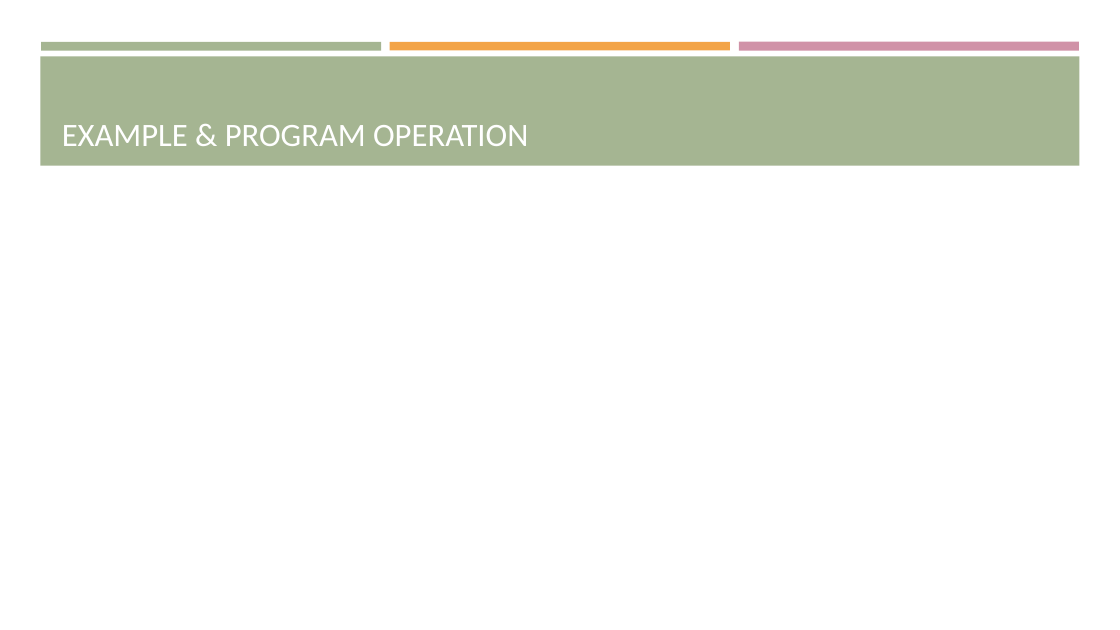
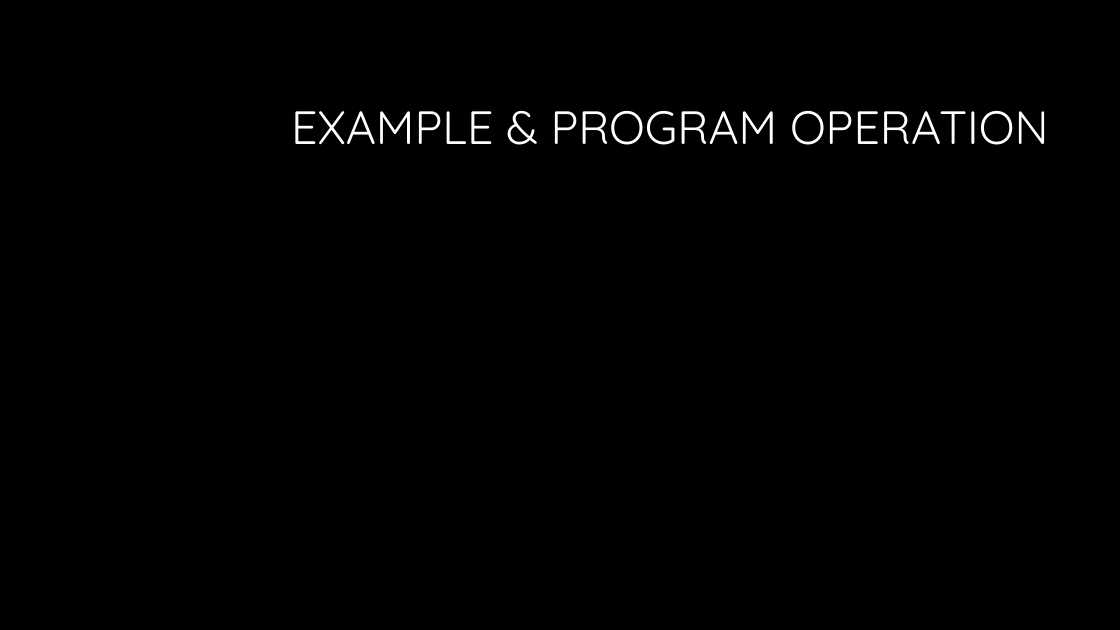
Before and after one commit to hedeen/tp_2_stockmate, a slide deck: slide 7 of tp_2_stockmate/documentation/TP_2_2_Presentation_StockMate.pptx (slide 5 before the commit). Drawn at 1120x630 pixels with LibreOffice and Linux fonts; fonts in the diff are those of the drawing; background and template pictures are left out. Boxes give left, top, right and bottom in pixels: in the first picture for what was removed or moved away, otherwise in the second. Text is boxed around its words. In the diff, an @@ line names an element or a change of style, - is before the commit and + after.

Commit message:
updated powerpoint: includes uml diagram, updated background, formatting

```diff
--- a/tp_2_stockmate/documentation/TP_2_2_Presentation_StockMate.pptx
+++ b/tp_2_stockmate/documentation/TP_2_2_Presentation_StockMate.pptx
@@ background #FFFFFF to #000000 @@
@@ rectangle removed at [40,56,1080,166] @@
@@ rectangle removed at [41,42,381,50] @@
@@ rectangle removed at [390,42,730,50] @@
@@ rectangle removed at [739,42,1079,51] @@
@@ title "EXAMPLE & PROGRAM OPERATION": place and size @@
-title "EXAMPLE & PROGRAM OPERATION" at [62,125,528,146]
+title "EXAMPLE & PROGRAM OPERATION" at [291,111,1049,145]
@@ title "EXAMPLE & PROGRAM OPERATION" at [291,111,1049,145]: size 28 to 40 pt, font Calibri to Quicksand; alignment left to right; line spacing 1 to 0.9; vertical alignment bottom to middle @@
```
Also in this commit, not shown: 5 other slides changed, 3 slides added, 1 slide removed.
